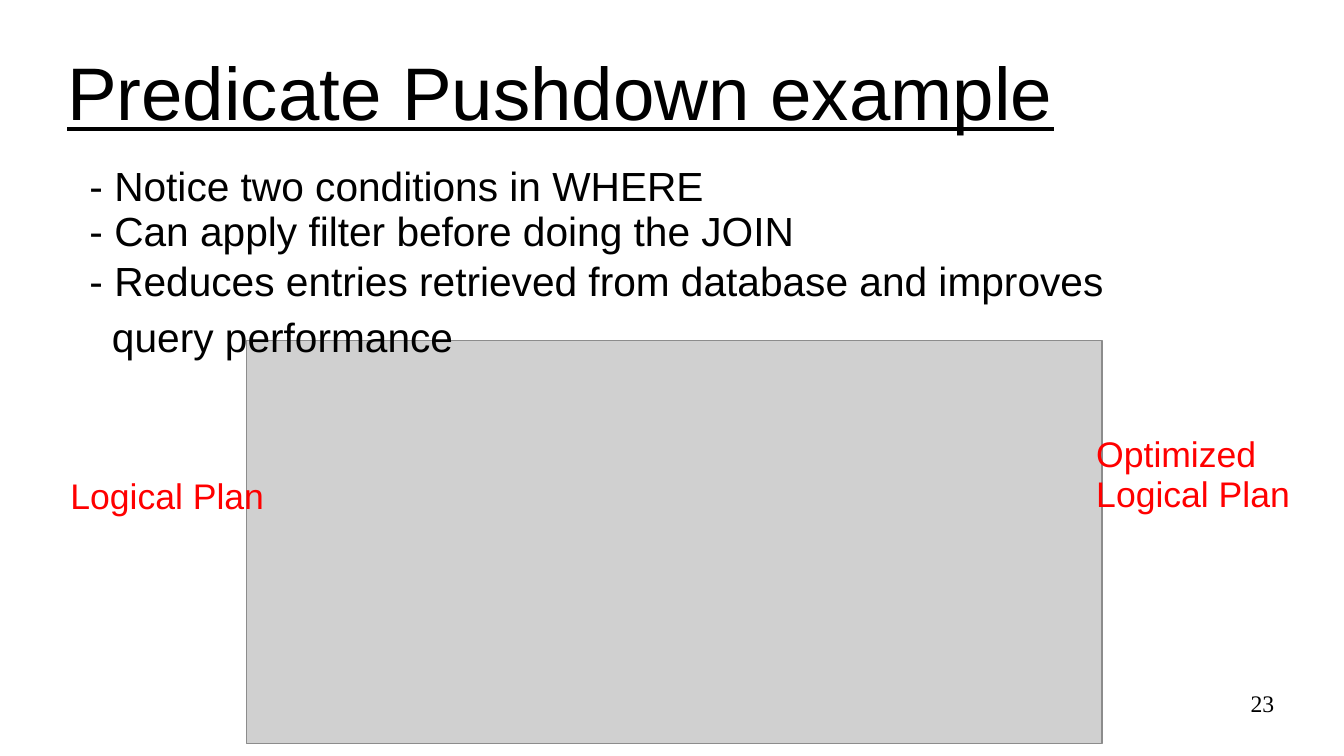
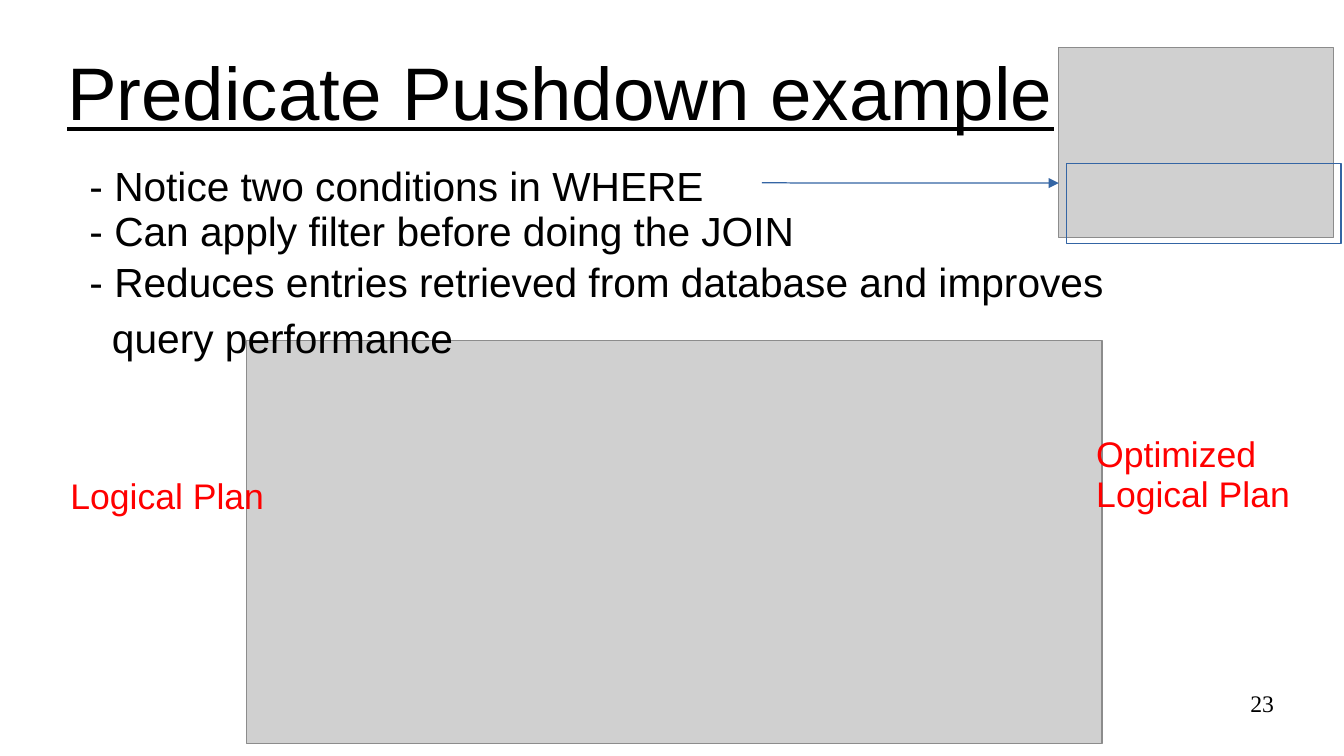
Before and after one commit to UVADS/distributed_computing, a slide deck: slide 23 of 03_dataframes_and_spark_sql/content_catalyst_optimizer/catalyst_optimizer_for_spark_sql.ppt. Drawn at 1344x756 pixels with LibreOffice and Linux fonts; fonts in the diff are those of the drawing; grey boxes stand for pictures. Boxes give left, top, right and bottom in pixels: in the first picture for what was removed or moved away, otherwise in the second. Text is boxed around its words. In the diff, an @@ line names an element or a change of style, - is before the commit and + after.

```diff
--- a/03_dataframes_and_spark_sql/content_catalyst_optimizer/catalyst_optimizer_for_spark_sql.ppt
+++ b/03_dataframes_and_spark_sql/content_catalyst_optimizer/catalyst_optimizer_for_spark_sql.ppt
@@ picture added at <box>1059,48,1334,238</box> @@
@@ rectangle added at <box>1067,163,1342,244</box>, outline #3465A4 0.74 pt @@
@@ arrow added from (762, 183) to (1059, 183), #3465A4 0.74 pt @@
```
Also in this commit, not shown: 5 other slides changed, 2 slides added, 2 slides removed.
